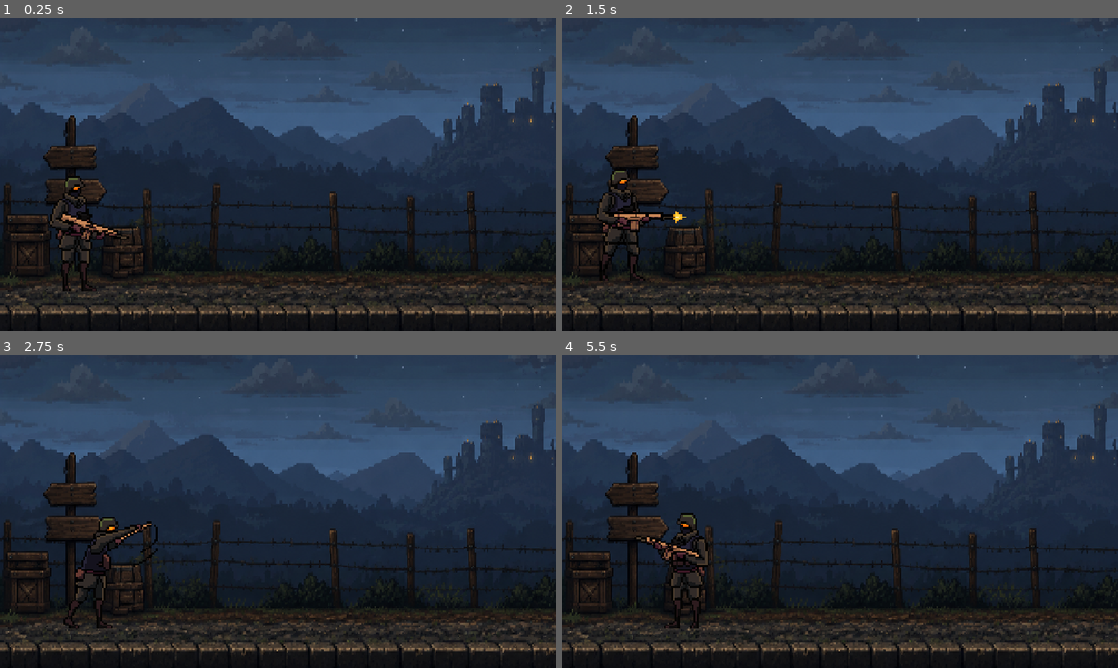
Above: before the commit, frames 1-4 (two rows, left to right).
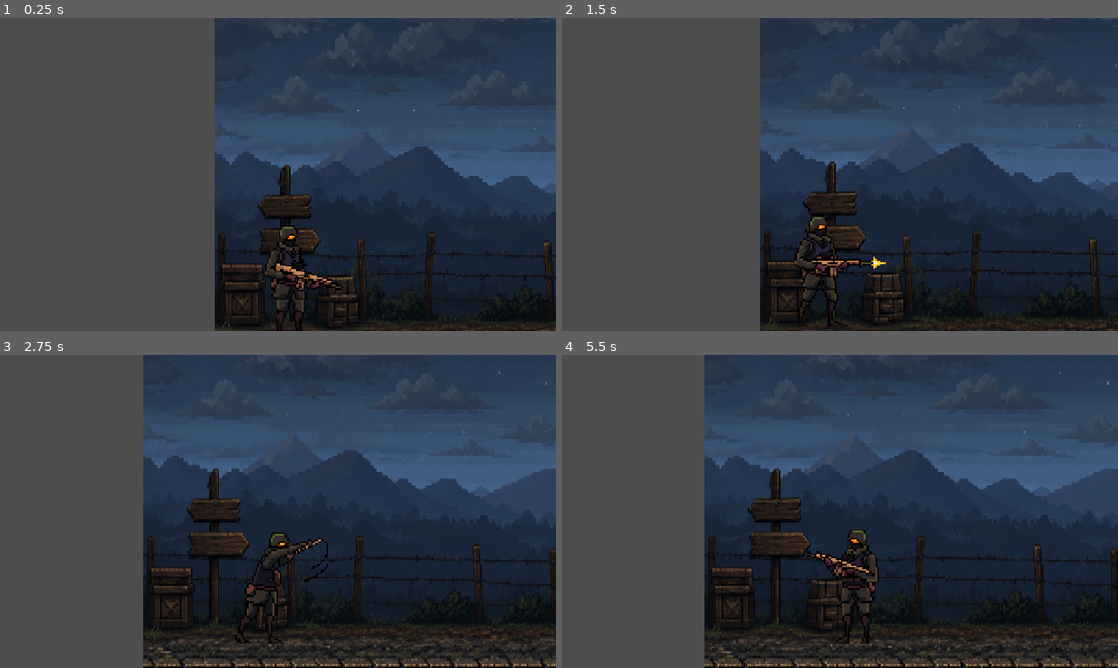
Above: after the commit, the same moments.

Repository: Gian2245/VideogiocoWW2
Game: Godot game, scene res://scenes/game1.tscn
Two runs of this game, one before a commit and one after it. Both use one fixed random seed, a clock stepped at 60 frames per second and the inputs below.
Inputs:
- Up to frame 1 (0.25 s): no input
- Up to frame 2 (1.5 s): tap Enter (ui_accept) at 0.5, 0.77 s; hold Z 0.53-1.28 s; hold Right (ui_right) from 0.53 s (still down); tap X at 1.35 s
- Up to frame 3 (2.75 s): tap Enter (ui_accept) at 1.52 s; release Right (ui_right) at 2.03 s; hold Left (ui_left) from 2.03 s (still down); hold Z from 2.03 s (still down)
- Up to frame 4 (5.5 s): release Left (ui_left) at 2.78 s; release Z at 2.78 s; hold Right (ui_right) 2.78-4.28 s; tap X at 2.85, 4.35 s; tap Enter (ui_accept) at 3.02, 3.77, 4.52 s; hold Z 3.53-4.28 s; hold Left (ui_left) 4.28-5.03 s; hold Right (ui_right) from 5.03 s (still down); hold Z from 5.03 s (still down)

The runs differ from the first frame. In frame 1, 63% of the frame differs, in the area x 0-100%, y 0-100%; in frame 2, 60%; in frame 3, 44%; in frame 4, 44%.

Commit message:
Inserito secondo sfondo logica seppur sballata del cambio sfondo

Diff:
--- a/SCRIPTS/palyerScript.gd
+++ b/SCRIPTS/palyerScript.gd
@@ -19,14 +19,18 @@
 
 # Riferimento al nodo delle animazioni
 @onready var animated_sprite = $AnimatedSprite2D
+@onready var player_camera: Camera2D = $Camera2D
+@export var camera_offset := Vector2(0, -48)
 
 # Variabile di stato per bloccare il movimento quando attacca o spara
 var sta_attaccando = false
 
 func _ready():
 	animated_sprite.animation_finished.connect(_on_animation_finished)
+	player_camera.global_position = global_position + camera_offset
 
 func _physics_process(delta):
+	player_camera.global_position = global_position + camera_offset
 	# Aggiorna i timer interni del doppio tocco usando il tempo di gioco
 	tempo_ultimo_tocco_destra += delta
 	tempo_ultimo_tocco_sinistra += delta
--- a/SCRIPTS/sfondo.gd
+++ b/SCRIPTS/sfondo.gd
@@ -1,11 +1,86 @@
 extends TextureRect
 
+@export var player_path: NodePath = ^"../palyer"
+@export_range(0.1, 2.0, 0.05) var scroll_factor := 1.0
+@export var second_texture: Texture2D = preload("res://assets/ChatGPT Image 28 mag 2026, 13_46_16.png")
+@export_range(0.05, 2.0, 0.05) var transition_duration := 0.45
 
-# Called when the node enters the scene tree for the first time.
+var _player: Node2D
+var _second_tile: TextureRect
+var _segment_width := 0.0
+var _base_x := 0.0
+var _player_start_x := 0.0
+var _using_second_background := false
+
 func _ready() -> void:
-	pass # Replace with function body.
+	_player = get_node_or_null(player_path) as Node2D
+	if _player == null:
+		push_warning("Sfondo: player non trovato. Controlla player_path.")
+		set_process(false)
+		return
 
+	_segment_width = size.x
+	_base_x = position.x
+	_player_start_x = _player.global_position.x
+	z_index = -100
 
-# Called every frame. 'delta' is the elapsed time since the previous frame.
-func _process(delta: float) -> void:
-	pass
+	_second_tile = duplicate() as TextureRect
+	_second_tile.name = "SfondoLoop"
+	_second_tile.script = null
+	_second_tile.texture = second_texture
+	_second_tile.z_index = z_index
+	_second_tile.position = position + Vector2(_segment_width, 0.0)
+	get_parent().add_child.call_deferred(_second_tile)
+
+func _process(_delta: float) -> void:
+	if _player == null or _segment_width <= 0.0:
+		return
+
+	var traveled := (_player.global_position.x - _player_start_x) * scroll_factor
+
+	if not _using_second_background:
+		var initial_offset := clampf(traveled, 0.0, _segment_width)
+		position.x = _base_x - initial_offset
+		if is_instance_valid(_second_tile):
+			_second_tile.position.x = position.x + _segment_width
+
+		if traveled >= _segment_width:
+			_switch_to_second_background()
+		return
+
+	var wrapped_offset := fposmod(maxf(traveled, 0.0), _segment_width)
+	position.x = _base_x - wrapped_offset
+	if is_instance_valid(_second_tile):
+		_second_tile.position.x = position.x + _segment_width
+
+func _switch_to_second_background() -> void:
+	var old_texture := texture
+	_using_second_background = true
+	_player_start_x = _player.global_position.x
+	texture = second_texture
+	position.x = _base_x
+	if is_instance_valid(_second_tile):
+		_second_tile.texture = second_texture
+		_second_tile.position.x = position.x + _segment_width
+	_start_crossfade(old_texture)
+
+func _start_crossfade(old_texture: Texture2D) -> void:
+	if old_texture == null:
+		return
+	var fade_overlay := TextureRect.new()
+	fade_overlay.texture = old_texture
+	fade_overlay.position = position
+	fade_overlay.size = size
+	fade_overlay.scale = scale
+	fade_overlay.rotation = rotation
+	fade_overlay.pivot_offset = pivot_offset
+	fade_overlay.flip_h = flip_h
+	fade_overlay.flip_v = flip_v
+	fade_overlay.stretch_mode = stretch_mode
+	fade_overlay.modulate = Color(1, 1, 1, 1)
+	fade_overlay.z_index = z_index + 1
+	get_parent().add_child(fade_overlay)
+
+	var tween := create_tween()
+	tween.tween_property(fade_overlay, "modulate:a", 0.0, transition_duration)
+	tween.tween_callback(fade_overlay.queue_free)
--- a/scenes/player_1.tscn
+++ b/scenes/player_1.tscn
@@ -253,3 +253,10 @@
 [node name="CollisionShape2D" type="CollisionShape2D" parent="." unique_id=2137141248]
 position = Vector2(-8, 31)
 shape = SubResource("CapsuleShape2D_hnfa5")
+
+[node name="Camera2D" type="Camera2D" parent="."]
+position = Vector2(0, -48)
+enabled = true
+top_level = true
+position_smoothing_enabled = true
+position_smoothing_speed = 6.0
Binary file added: assets/ChatGPT Image 28 mag 2026, 13_46_16.png
Not shown, added: assets/ChatGPT Image 28 mag 2026, 13_46_16.png.import
